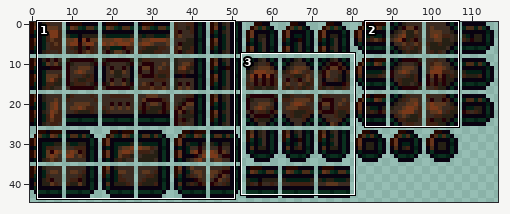
One commit to this sprite sheet: Tiles/Ashen/Fortified_Steel_Block1.png. Above, an overview of the earlier version with the close-up marked.
Close-up. The starting point:
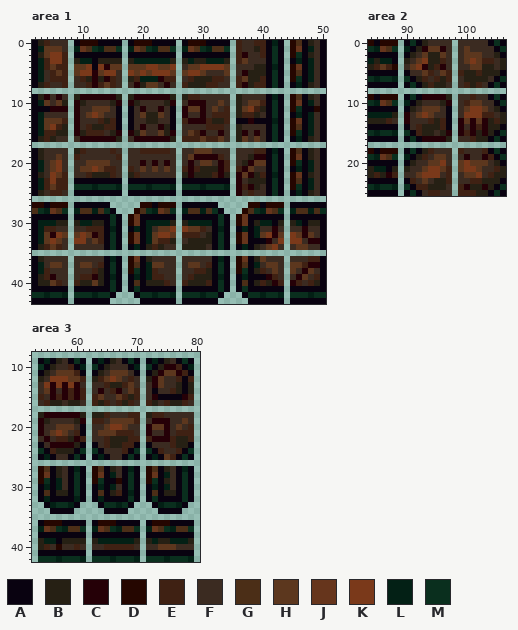
The file is 234x90 pixels, drawn in blocks of 2x2; one block is one cell here. Shown: area 1: x 2..50, y 0..43; area 2: x 84..106, y 0..25; area 3: x 53..80, y 8..42.
Palette (. is transparent): A #090210  B #262014  C #250007  D #250600  E #3f2113  F #3b2b21  G #4b2e17  H #5c371e  J #66351c  K #7a391a  L #032015  M #0a2f1e
The same view after the edit:
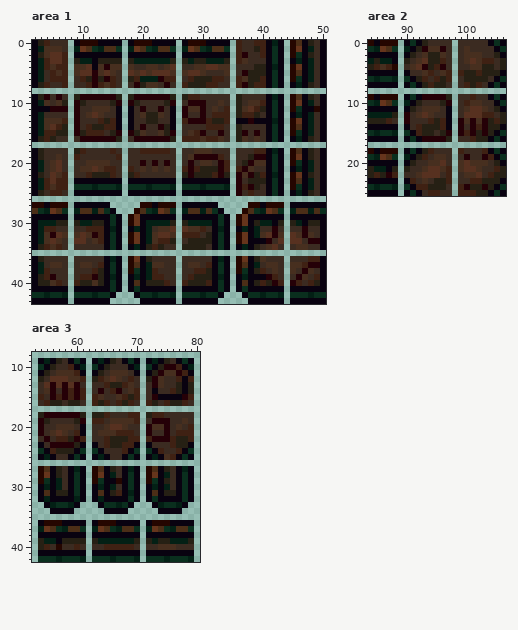
The exact change:
colour H: #5c371e -> #472f1f
colour K: #7a391a -> #573120
Area 1:
y 4: x 13 K -> H; x 19..23 HHKKH -> FFHHF; x 28 H -> F; x 30 K -> H; x 33 K -> H
y 5: x 15 K -> H
